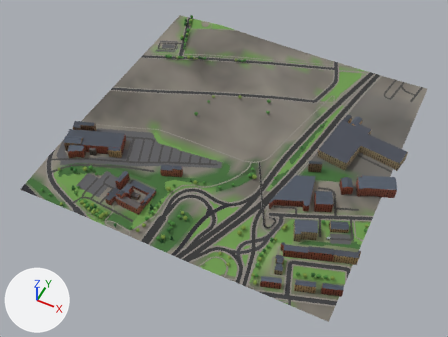
Renders of the glTF model glasgow-subway/data/city/city_11_2.glb from each side of a commit.
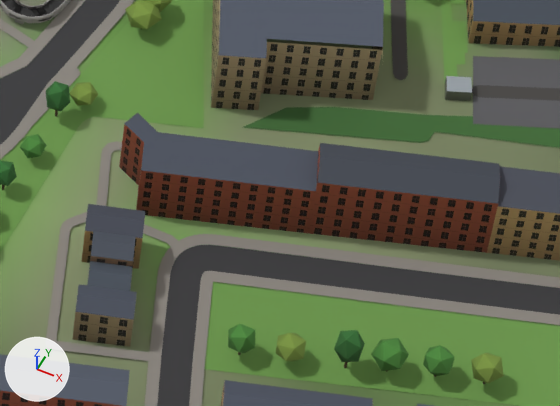
There are two pictures of each version: one whole from a 50 mm lens placed at (2453.0, 593.0, 783.0), pointed at (2150.0, 1198.0, 26.0), one close up on the part from 59% to 77% of the width and 67% to 84% of the height. Arrows for +X, +Y and +Z are at lower left; the lights stay in place. The first two pictures are the older version. Where no turn or scale is listed for an object, it has been applied to the vertices. Vertices at exactly the same position are counted once.

Names of what the first close-up shows: 'buildings_11_2', 'green_11_2', 'green_tree_a.013', 'green_tree_a.018', 'green_tree_a.020', 'green_tree_b.011', 'green_tree_b.014', 'green_tree_b.021', 'green_tree_c.003', 'green_tree_c.008', 'roads_11_2', 'terrain_11_2' and 4 more.
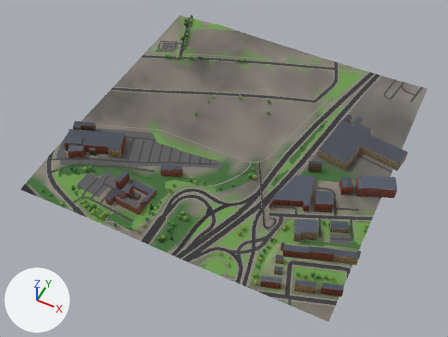
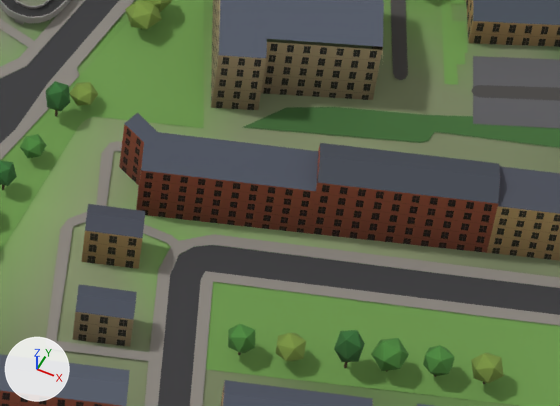
Where the change shows, as pixel boxes [x1, y1, x2, y2] in the close-ups (560 x 406 px):
'buildings_11_2', reshaped: [0, 0, 560, 406] in both
part 1 of me_buildings_11_2, deleted: before [90, 231, 136, 266]
part 2 of me_buildings_11_2, deleted (blue): before [87, 261, 133, 291]
part 3 of me_buildings_11_2, deleted: before [445, 76, 472, 101]
part 4 of me_buildings_11_2, surface changed: [82, 148, 142, 322] in both

Diff of the bpy script that builds the scene:
```diff
--- a/glasgow-subway/data/city/city_11_2.glb.py
+++ b/glasgow-subway/data/city/city_11_2.glb.py
@@ mat_mat_wall_stone @@
 n4.image = img_facade_tenement
+n5 = _N.new('ShaderNodeMapping'); n5.name = 'Mapping'
+n5.inputs[1].default_value = (0.0, -64.0, 0.0)  # 'Location'
+n5.inputs[3].default_value = (128.0, 128.0, 1.0)  # 'Scale'
+n6 = _N.new('ShaderNodeUVMap'); n6.name = 'UV Map'
+n6.uv_map = 'UVMap'
 _L.new(n0.outputs[0], n1.inputs[0])  # 'BSDF' to 'Surface'
@@ mat_mat_wall_stone @@
 n4 = _N.new('ShaderNodeTexImage'); n4.name = 'Image Texture'
 _L.new(n4.outputs[0], n2.inputs[6])  # 'Color' to 'A'
+_L.new(n5.outputs[0], n4.inputs[0])  # 'Vector' to 'Vector'
+_L.new(n6.outputs[0], n5.inputs[0])  # 'UV' to 'Vector'
@@ me_buildings_11_2 @@
 # used by ob_buildings_11_2; location = (2160.4, 1183.9, 65.0)
-me_buildings_11_2.from_pydata(...)  # 547 vertices, 653 faces; spans x -258.0..258.0, y -175.0..175.0, z -14.0..14.0
+me_buildings_11_2.from_pydata(...)  # 501 vertices, 597 faces; spans x -258.0..258.0, y -175.0..175.0, z -14.0..14.0
+# me_buildings_11_2 part 1: the loose piece of 13 vertices spanning x 144.0..153.0, y -137.0..-129.0, z -14.0..-1.0 is deleted
+# me_buildings_11_2 part 2: the loose piece of 13 vertices spanning x 145.0..155.0, y -143.0..-135.0, z -14.0..-2.0 is deleted
+# me_buildings_11_2 part 3: the loose piece of 10 vertices spanning x 191.0..197.0, y -65.0..-60.0, z -12.0..-8.0 is deleted
+# me_buildings_11_2 part 4: 376 kept faces spanning x -258.0..257.0, y -175.0..175.0, z -14.0..13.0 get new texture (UV) coordinates
+# other edits to the shape of me_buildings_11_2 do not show in these pictures
 me_buildings_11_2.materials.append(mat_mat_wall_stone)
@@ me_roads_11_2 @@
 # used by ob_roads_11_2; location = (2150.0, 1250.0, 57.3)
-me_roads_11_2.from_pydata(...)  # 5333 vertices, 5763 faces; spans x -250.0..250.0, y -250.0..250.0, z -7.0..7.0
+me_roads_11_2.from_pydata(...)  # 2490 vertices, 2747 faces; spans x -250.0..250.0, y -250.0..250.0, z -7.0..7.0
+# me_roads_11_2 part 5: 160 vertices moved from x -243.0..239.0, y -250.0..250.0, z -5.0..7.0 to x -241.0..230.0, y -250.0..250.0, z -5.0..7.0; 3298 vertices removed from x -250.0..250.0, y -250.0..250.0, z -7.0..7.0; 469 vertices added at x -250.0..250.0, y -250.0..250.0, z -7.0..7.0
+# other edits to the shape of me_roads_11_2 do not show in these pictures
 me_roads_11_2.materials.append(mat_mat_road)
```
